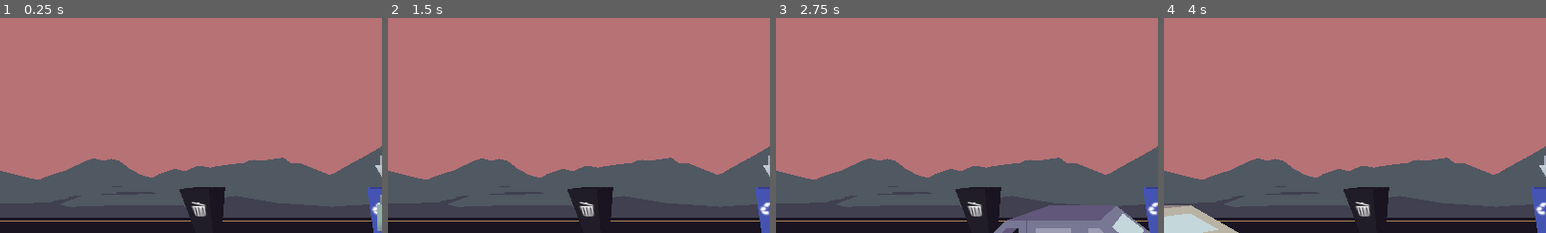
Above: before the commit, frames 1-4 (left to right).
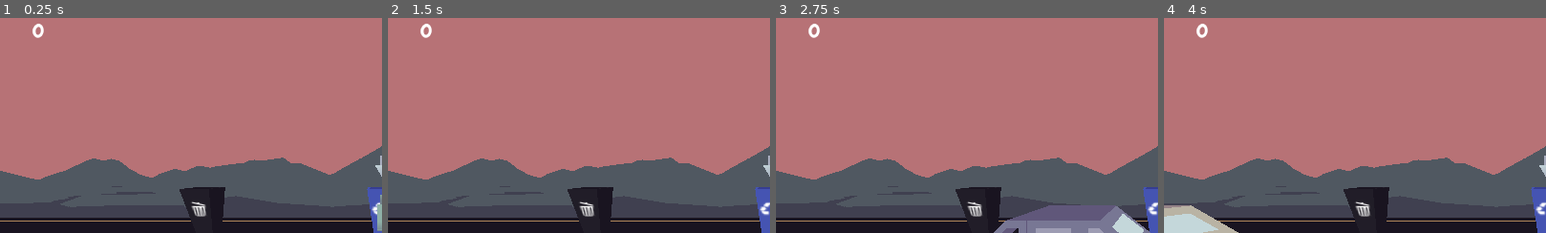
Above: after the commit, the same moments.

Repository: Manas701/SVCGameJam
Game: Godot game, scene res://scenes/manasScene.tscn
The game is run twice, just before and just after one commit, with the same random seed, the same clock (stepped at 60 frames per second) and the same inputs. Sound files missing from this copy of the repository are replaced by a short silence.
Inputs:
- Up to frame 1 (0.25 s): no input
- Up to frame 2 (1.5 s): hold Right (select_right) 0.53-1.28 s; hold Space (swing) 0.53-1.28 s; hold Left (select_left) from 1.28 s (still down); tap Space (swing) at 1.35 s
- Up to frame 3 (2.75 s): release Left (select_left) at 2.03 s; hold Right (select_right) from 2.03 s (still down); hold Space (swing) from 2.03 s (still down)
- Up to frame 4 (4 s): release Space (swing) at 2.78 s; tap Space (swing) at 2.85 s; release Right (select_right) at 3.53 s; hold Left (select_left) from 3.53 s (still down); hold Space (swing) from 3.53 s (still down)
The pictures show only the part of the screen within x 0-50%, y 0-50%; the shares and areas given below are measured in that part.

The runs differ from the first frame. In frame 1, 0.1% of the frame differs, in the area x 8-12%, y 2-10%; in frame 2, 0.1%; in frame 3, 0.1%; in frame 4, 0.1%.

Commit message:
fixed errors in trash spawner

Diff:
--- /dev/null
+++ b/assets/scripts/score_label.gd
@@ -0,0 +1,12 @@
+extends RichTextLabel
+
+
+# Called when the node enters the scene tree for the first time.
+func _ready():
+	pass # Replace with function body.
+
+
+# Called every frame. 'delta' is the elapsed time since the previous frame.
+func _process(delta):
+	#text = String("[center]" + Scorer.score + "[/center]")'
+	pass
--- a/assets/scripts/trash_spawner.gd
+++ b/assets/scripts/trash_spawner.gd
@@ -2,8 +2,8 @@
 
 var bpm = 120
 
-var song_position = 0.0
-var song_position_in_beats = 0
+var song_position: = 0.0
+var song_position_in_beats: = 0
 var last_spawned_beat = 0
 var sec_per_beat = 60.0 / bpm
 
@@ -19,7 +19,7 @@
 	$Conductor.play_with_beat_offset(0)
 
 
-func _on_Conductor_measure(position):
+func _on_conductor_measure_signal(position):
 	if position == 1:
 		_spawn_trash(spawn_1_beat)
 	elif position == 2:
@@ -30,7 +30,7 @@
 		_spawn_trash(spawn_4_beat)
 
 
-func _on_Conductor_beat(_position):
+func _on_conductor_beat(position):
 	song_position_in_beats = position
 	if (song_position_in_beats >= 0 && song_position_in_beats < 16):
 		spawn_1_beat = 0
--- a/scenes/manasScene.tscn
+++ b/scenes/manasScene.tscn
@@ -15,6 +15,8 @@
 [ext_resource type="PackedScene" uid="uid://xv0tk6gk4pe7" path="res://prefabs/ui_arrow.tscn" id="13_lmqbc"]
 [ext_resource type="PackedScene" uid="uid://dj0rduhi3ivhi" path="res://prefabs/trash_spawner.tscn" id="14_6iui7"]
 [ext_resource type="Script" path="res://assets/scripts/Scorer.gd" id="15_x33cw"]
+[ext_resource type="FontFile" uid="uid://brlxgerq8nwag" path="res://assets/fonts/Chewy-Regular.ttf" id="16_60uhs"]
+[ext_resource type="Script" path="res://assets/scripts/score_label.gd" id="16_kdtlo"]
 
 [sub_resource type="Animation" id="Animation_5ov5y"]
 resource_name = "hover"
@@ -31,6 +33,10 @@
 _data = {
 "hover": SubResource("Animation_5ov5y")
 }
+
+[sub_resource type="Theme" id="Theme_axrff"]
+default_font = ExtResource("16_60uhs")
+default_font_size = 32
 
 [node name="manasScene" type="Node3D"]
 
@@ -92,5 +98,14 @@
 [node name="Scorer" type="Node3D" parent="."]
 script = ExtResource("15_x33cw")
 
+[node name="score_label" type="RichTextLabel" parent="."]
+offset_right = 128.0
+offset_bottom = 121.0
+theme = SubResource("Theme_axrff")
+bbcode_enabled = true
+text = "[center]0[/center]"
+fit_content = true
+script = ExtResource("16_kdtlo")
+
 [editable path="trash/AnimationPlayer"]
 [editable path="Trash_Spawner"]
Not shown: 1 places in scenes/manasScene.tscn that only renumber resources
